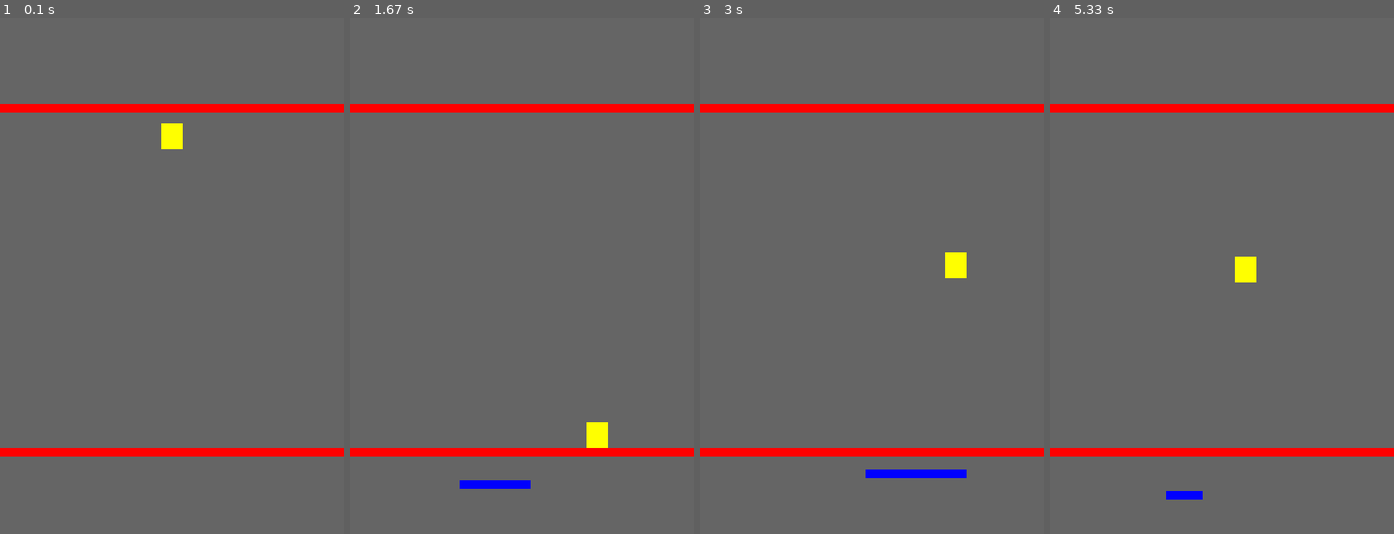
Above: before the commit, frames 1-4 (left to right).
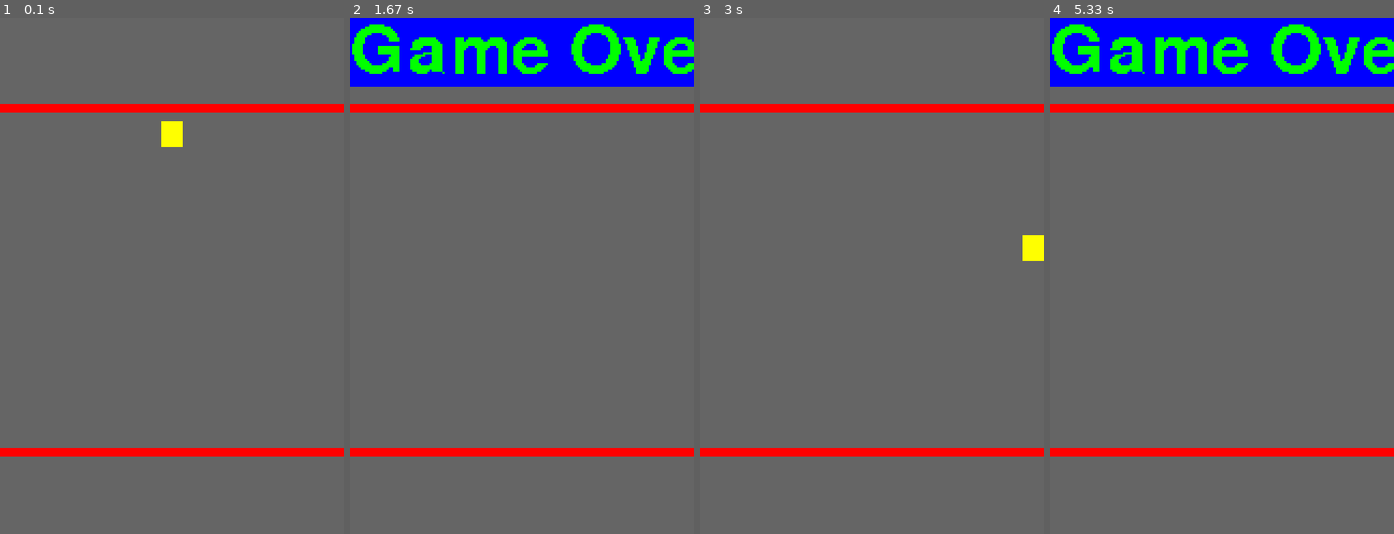
Above: after the commit, the same moments.

Repository: alexandreszybiak/pygame-house
Game: pygame game, started from main.py
Two runs of this game, one before a commit and one after it. Both use one fixed random seed, a clock stepped at 60 frames per second and the inputs below.
Inputs:
- Up to frame 1 (0.1 s): no input
- Up to frame 2 (1.67 s): hold Right 0.33-0.8 s; hold Right 0.83-1.3 s; hold Left from 1.33 s (still down)
- Up to frame 3 (3 s): release Left at 1.87 s; hold Left 1.9-2.3 s; hold Right 2.33-2.97 s
- Up to frame 4 (5.33 s): hold Left 3-3.47 s; hold Right 3.5-3.97 s; hold Right 4-4.47 s; hold Left 4.5-5.03 s

The runs differ from the first frame. In frame 1, less than 0.1% of the frame differs, in the area x 46-54%, y 20-26%; in frame 2, 14%, in the area x 0-100%, y 0-92%; in frame 3, 1.1%; in frame 4, 14%.

Commit message:
Added game over and retry

Diff:
--- a/main.py
+++ b/main.py
@@ -2,6 +2,7 @@
 import random
 import math
 from math import copysign
+from operator import truediv
 
 import pygame
 
@@ -18,6 +19,7 @@
 largest_platform = 48
 platform_height = 4
 player_spawn_position = 48
+platform_timer_id = 999
 
 class Laser:
     def __init__(self, y):
@@ -37,6 +39,8 @@
 
 class Player:
     def __init__(self):
+        self.alive = True
+        self.is_falling = False
         self._width = 10
         self._height = 12
         self._velocity_y = 0
@@ -44,12 +48,24 @@
         self.rect = pygame.Rect(viewport.get_width()/2-5, player_spawn_position, 10, 12)
         self.bounce_amount = 2.9
     def respawn(self):
+        self.alive = True
         self.rect.y = player_spawn_position
+        self.rect.centerx = viewport.get_rect().centerx
+        self._velocity_y = 0
+    def die(self):
+        self.alive = False
+        self.is_falling = False
+        pygame.time.set_timer(platform_timer_id, 0, 0)
+        platforms.clear()
     def update(self):
+        if not self.alive:
+            return
+        move_dir = -keys[pygame.K_LEFT] + keys[pygame.K_RIGHT]
+        if not self.is_falling:
+            return
         # Check for death
         if self.rect.collidelist(lasers) != -1:
-            self.respawn()
-        move_dir = -keys[pygame.K_LEFT] + keys[pygame.K_RIGHT]
+            self.die()
         self._velocity_y += gravity
         if self._velocity_y > 4:
             self._velocity_y = 4
@@ -78,18 +94,25 @@
                 platforms.pop(p)
                 break
     def draw(self):
-        pygame.draw.rect(viewport, 'yellow',self.rect)
+        if self.alive:
+            pygame.draw.rect(viewport, 'yellow',self.rect)
 
 # pygame setup
 pygame.init()
 screen = pygame.display.set_mode((resolution[0] * pixel_size, resolution[1] * pixel_size))
 viewport = pygame.Surface(resolution)
 clock = pygame.time.Clock()
-pygame.time.set_timer(999, platform_timer, 0)
+pygame.time.set_timer(platform_timer_id, platform_timer, 0)
 running = True
 keys = pygame.key.get_pressed()
+font = pygame.font.Font('freesansbold.ttf', 32)
+game_over_text = font.render('Game Over', False, 'green', 'blue')
+game_over_text_rect = game_over_text.get_rect()
 
-#game variables
+#game variable
+game_state = 0
+
+#ingame variables
 wall = pygame.image.load('wall.png').convert()
 platforms = []
 lasers = [ Laser(laser_position), Laser(viewport.get_height() - laser_position - laser_height) ]
@@ -99,6 +122,12 @@
     # poll for events
     # pygame.QUIT event means the user clicked X to close your window
     for event in pygame.event.get():
+        if event.type == pygame.KEYDOWN:
+            if not player.alive:
+                player.respawn()
+                pygame.time.set_timer(platform_timer_id, platform_timer, 0)
+            elif not player.is_falling:
+                player.is_falling = True
         if event.type == pygame.QUIT:
             running = False
         if event.type == 999:
@@ -125,6 +154,8 @@
     pygame.draw.rect(viewport, 'red', (0, laser_position, viewport.get_width(), laser_height))
     pygame.draw.rect(viewport, 'red', (0, viewport.get_height() - laser_position, viewport.get_width(), laser_height))
 
+    if not player.alive:
+        viewport.blit(game_over_text, game_over_text_rect)
     # flip() the display to put your work on screen
     screen.blit(pygame.transform.scale_by(viewport, 3), screen.get_rect())
 
